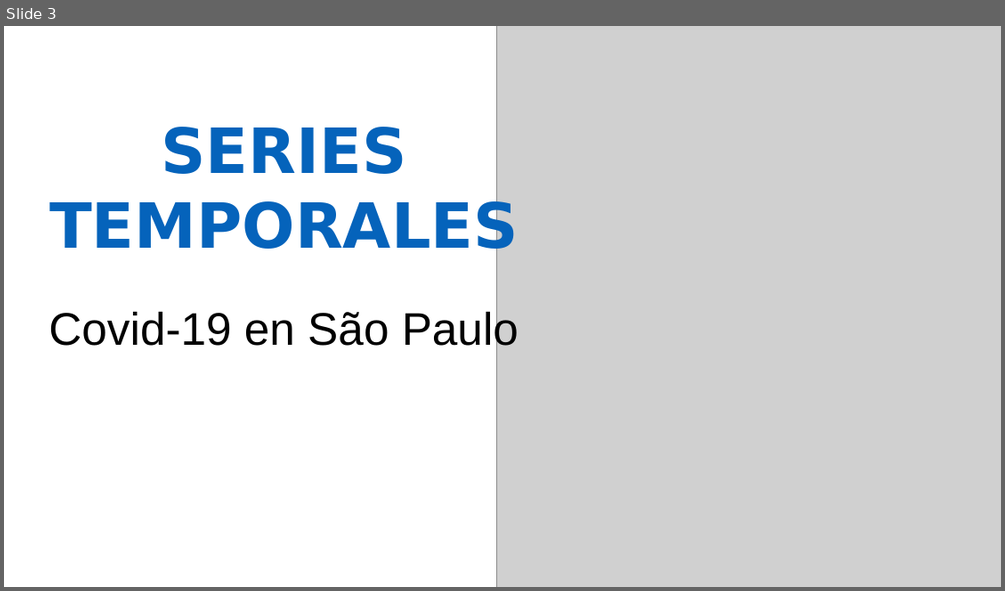
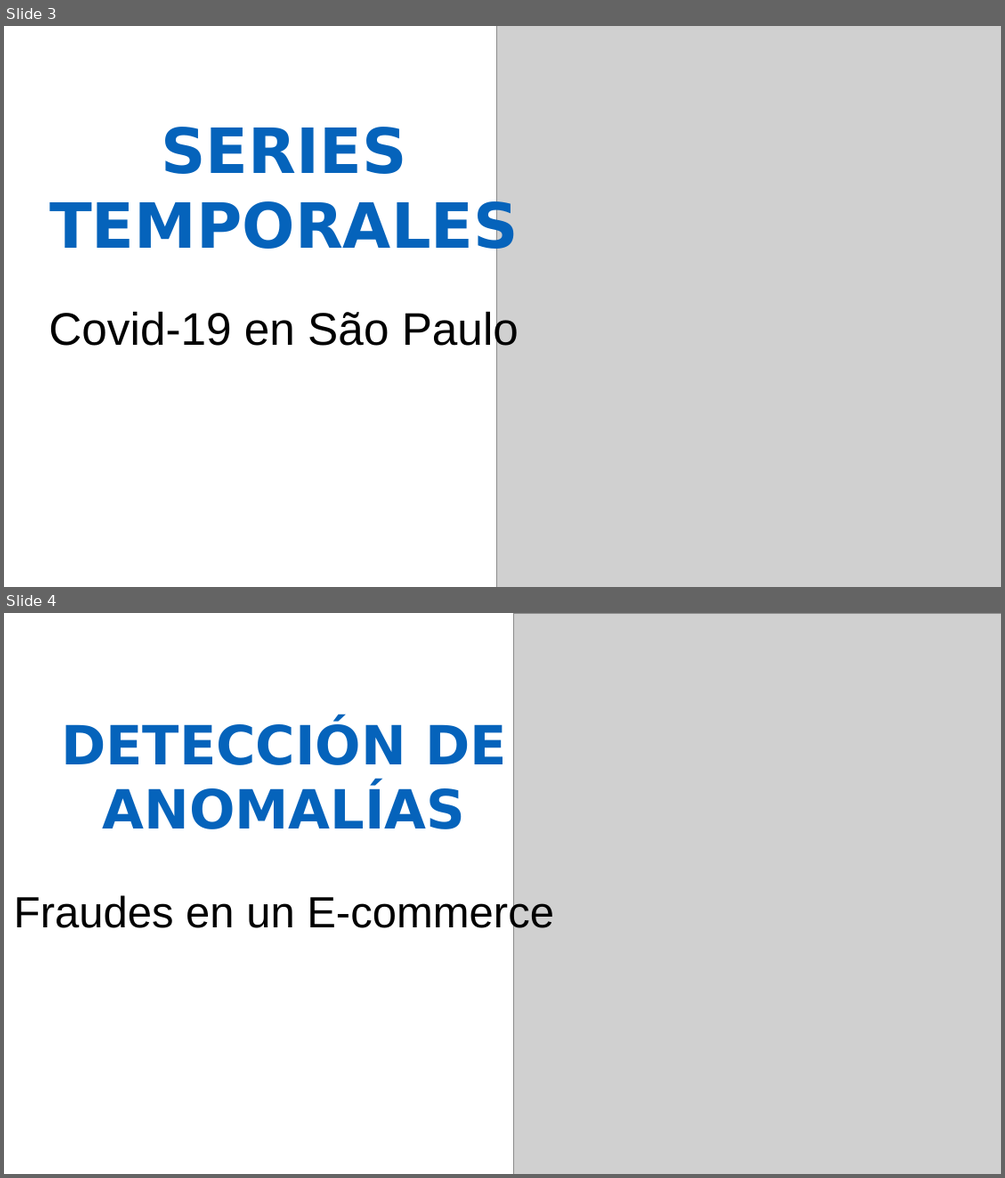
Before and after one commit to diassmatheus/es, a slide deck: assets/img/portfolio/cards-portifolio.pptx. Shown one above the other, each under a label of ours: slide 3 before the commit, slides 3 and 4 after it. The pictures are 1005x591 and 1005x1178 pixels, drawn with LibreOffice and Linux fonts; fonts in the diff are those of the drawing; grey boxes stand for pictures. Boxes give left, top, right and bottom in pixels: in the first picture for what was removed or moved away, otherwise in the second. Text is boxed around its words. In the diff, an @@ line names an element or a change of style, - is before the commit and + after.

```diff
--- a/assets/img/portfolio/cards-portifolio.pptx
+++ b/assets/img/portfolio/cards-portifolio.pptx
@@ slide 4 added at (4,613,1001,1174), background #FFFFFF @@
@@ picture added at (513,613,1001,1174) @@
@@ text added at (61,721,507,829), 52 pt, text #0563BB, bold @@
+DETECCIÓN DE ANOMALÍAS
@@ text added at (14,892,554,936), 42 pt, text #000000 @@
+Fraudes en un E-commerce
```
Also in this commit, not shown: 1 other slide added, 2 slides removed, 5 other files.
